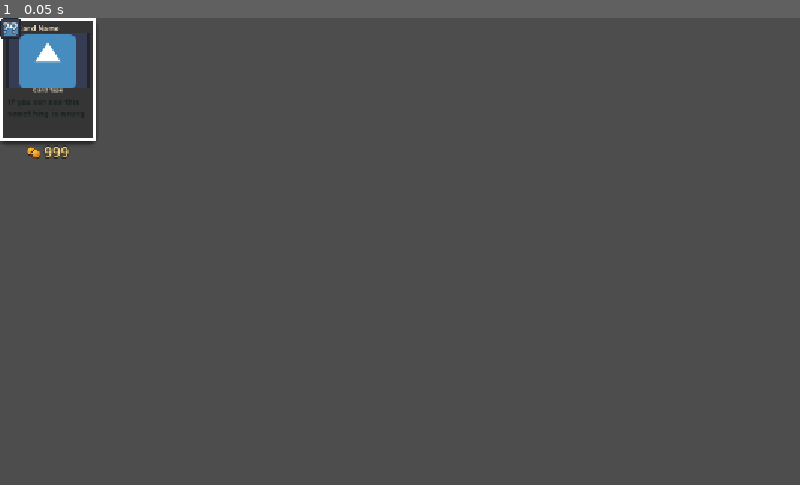
Above: before the commit, frame 1.
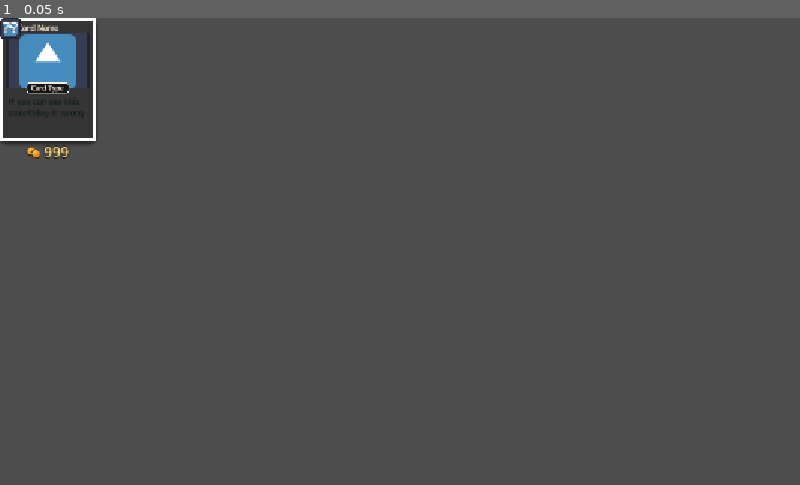
Above: after the commit, the same moment.

Repository: musoukun/openslaythe
Game: Godot game, scene res://scenes/ui/shop/CardShopButton.tscn
Two runs of this game, one before a commit and one after it. Both use one fixed random seed, a clock stepped at 60 frames per second and the inputs below. This scene is started directly instead of the project's main scene. The engine's default icon, where the game draws it, is replaced by a stand-in: a white triangle on a blue panel in a dark square.
Inputs:
- Up to frame 1 (0.05 s): no input

The runs differ from the first frame. In frame 1, 0.2% of the frame differs, in the area x 0-9%, y 0-17%.

Commit message:
Cards: keep text sharp when zoomed and show rarity as the type band border
Card text now uses an MSDF copy of the project font so it stays crisp when
the card scales up on hover. The type band shows only the card type, with
its border colored by rarity.

Co-Authored-By: Claude Opus 5.5 <noreply@anthropic.com>

Diff:
--- a/scenes/ui/card/Card.tscn
+++ b/scenes/ui/card/Card.tscn
@@ -67,6 +67,21 @@
 shadow_color = Color(0, 0, 0, 0.55)
 shadow_size = 8
 shadow_offset = Vector2(0, 3)
+
+[sub_resource type="StyleBoxFlat" id="StyleBoxFlat_card_type"]
+resource_local_to_scene = true
+content_margin_left = 4.0
+content_margin_right = 4.0
+bg_color = Color(0.1, 0.08, 0.09, 1)
+border_width_left = 1
+border_width_top = 1
+border_width_right = 1
+border_width_bottom = 1
+border_color = Color(0.97, 0.94, 0.86, 1)
+corner_radius_top_left = 4
+corner_radius_top_right = 4
+corner_radius_bottom_right = 4
+corner_radius_bottom_left = 4
 
 [node name="Card" type="Control" groups=["cards"]]
 custom_minimum_size = Vector2(144, 184)
@@ -164,13 +179,14 @@
 [node name="CardType" type="Label" parent="Pivot/CardVisual"]
 unique_name_in_owner = true
 layout_mode = 0
-offset_left = 30.0
-offset_top = 101.0
-offset_right = 114.0
-offset_bottom = 113.0
-theme_override_colors/font_color = Color(1, 0.95, 0.85, 1)
+offset_left = 40.0
+offset_top = 97.0
+offset_right = 104.0
+offset_bottom = 112.0
+theme_override_colors/font_color = Color(0.968627, 0.941176, 0.858824, 1)
 theme_override_constants/line_spacing = -3
-theme_override_font_sizes/font_size = 9
+theme_override_font_sizes/font_size = 10
+theme_override_styles/normal = SubResource("StyleBoxFlat_card_type")
 text = "Card Type"
 horizontal_alignment = 1
 vertical_alignment = 1
--- a/scripts/ui/card/Card.gd
+++ b/scripts/ui/card/Card.gd
@@ -17,6 +17,14 @@
 ## to play the card.
 const CARD_INSUFFICIENT_ENERGY_LABEL_COLOR: Color = Color.FIREBRICK
 const CARD_TEXT_IMAGE_SIZE: int = 16	# images in card descriptions will be set to this size
+## 種類の帯の枠の色でレア度を見せる (帯が狭いので文字は種類だけにする)
+const CARD_RARITY_BORDER_COLORS: Dictionary[int, Color] = {
+	CardData.CARD_RARITIES.BASIC: Color("#8a8580"),
+	CardData.CARD_RARITIES.COMMON: Color("#f7f0db"),
+	CardData.CARD_RARITIES.UNCOMMON: Color("#6ec6ff"),
+	CardData.CARD_RARITIES.RARE: Color("#ffc94a"),
+	CardData.CARD_RARITIES.GENERATED: Color("#8a8580"),
+}
 const ENERGY_ICON_KEYWORD: String = "[energy_icon]"	# tells description to display an energy icon in place
 
 var tooltip_left_side: bool = false # if tooltip should display to the left of the card when hovered
@@ -48,6 +56,10 @@
 signal card_right_clicked(Card)
 signal card_hovered(Card)
 signal card_unhovered(Card)
+
+func _ready() -> void:
+	# ホバー拡大しても文字がにじまないよう、カードの文字はすべて MSDF フォントで描く
+	card_visual.theme = CardFont.get_theme()
 
 func init(_card_data: CardData, angular_offset: float, connect_combat_signals: bool = false, connect_ui_signals: bool = true):
 	card_data = _card_data
@@ -101,7 +113,9 @@
 	# updates the card's display
 	card_name.set_bbcode("[center]" + card_data.get_card_name() + "[/center]")
 	card_description.set_bbcode(get_card_description(selected_enemy))
-	card_type.text = tr(CardData.CARD_RARITIES.keys()[card_data.card_rarity]) + " " + tr(CardData.CARD_TYPES.keys()[card_data.card_type])
+	card_type.text = tr(CardData.CARD_TYPES.keys()[card_data.card_type])
+	var type_style: StyleBoxFlat = card_type.get_theme_stylebox("normal")
+	type_style.border_color = CARD_RARITY_BORDER_COLORS.get(card_data.card_rarity, Color.WHITE)
 
 	# update energy
 	_update_energy_display(selected_enemy)
--- /dev/null
+++ b/scripts/ui/card/CardFont.gd
@@ -0,0 +1,22 @@
+class_name CardFont
+## カード専用のフォント (MSDF)
+## カードは Node2D の scale でホバー拡大するが、普通のフォントは scale を考えずに小さいまま
+## ラスタライズされるので、拡大すると文字がにじむ (Godot 4.6 の Control.scale の注記)。
+## MSDF にすると、どの倍率でもくっきり描ける。プロジェクト共通のフォントを複製して使う。
+
+const SOURCE_FONT_PATH := "res://fonts/MPLUSRounded1c-Bold.ttf"
+## 縁取りの太さの2倍以上にする (カードの縁取りは最大 4px)
+const MSDF_PIXEL_RANGE := 8
+
+static var _theme: Theme = null
+
+
+## カードの見た目の根本 (CardVisual) に付けるテーマ。子のラベルすべてに MSDF フォントが行き渡る
+static func get_theme() -> Theme:
+	if _theme == null:
+		var font: FontFile = (load(SOURCE_FONT_PATH) as FontFile).duplicate()
+		font.multichannel_signed_distance_field = true
+		font.msdf_pixel_range = MSDF_PIXEL_RANGE
+		_theme = Theme.new()
+		_theme.default_font = font
+	return _theme
Not shown: 1 places in scenes/ui/card/Card.tscn that only renumber resources
Not shown, added: scripts/ui/card/CardFont.gd.uid
